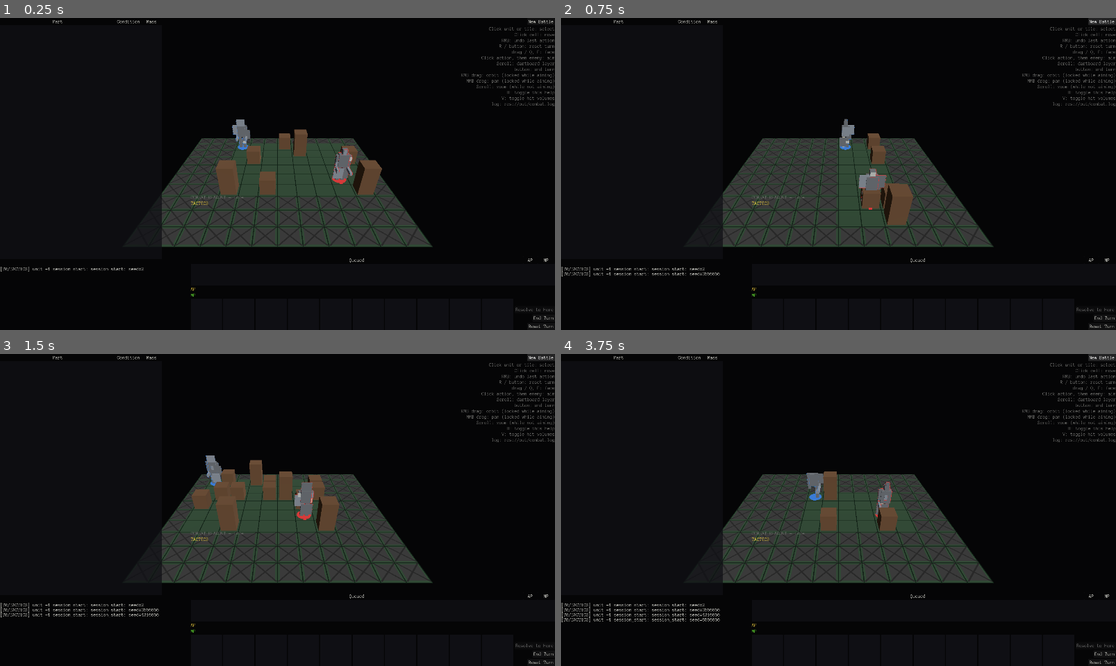
Above: before the commit, frames 1-4 (two rows, left to right).
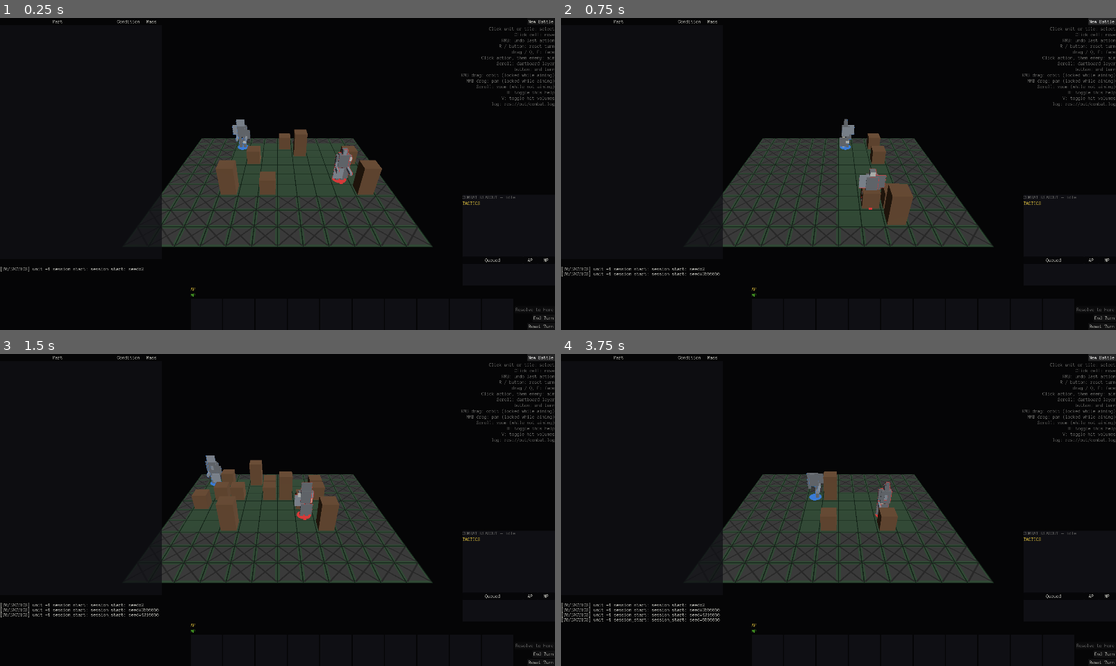
Above: after the commit, the same moments.

Repository: NotUserFriendly/HulkBreakers
Game: Godot game, scene res://src/view/battle_scene.tscn
Same seed, same stepped clock (60 frames per second), same inputs: the game is played once before the commit and once after it.
Inputs:
- Up to frame 1 (0.25 s): no input
- Up to frame 2 (0.75 s): click "New Battle" at 0.5 s
- Up to frame 3 (1.5 s): click "New Battle" at 1.25 s
- Up to frame 4 (3.75 s): click "End Turn" at 2 s; click "End Turn" at 2.75 s; click "New Battle" at 3.5 s

The runs differ from the first frame. In frame 1, 0.1% of the frame differs, in the area x 34-93%, y 57-79%; in frame 2, 0.1%; in frame 3, 0.1%; in frame 4, 0.1%.

Commit message:
Give the combat readout + queued actions their own panel
The COMBAT READOUT header, banner, aim/stat readouts, and the queued-
actions tree were loose children directly in the bottom_right
VBoxContainer, alongside the action bar/turn-controls row below them —
sharing that container meant they got stretched to match the action
bar's own much wider row.

Wrapped them in their own PanelContainer (HulkTheme already styles
PanelContainer with a background box, so this reads as a real panel, not
just a grouping container) with SIZE_SHRINK_END, so it sizes to its own
content and sits right-aligned above the action bar instead of spanning
its full width.

Diff:
--- a/src/view/battle_scene.gd
+++ b/src/view/battle_scene.gd
@@ -231,9 +231,9 @@
 
 	# runNotes.md: "put the turn controls in the bottom right, stacked,
 	# with... [the readout cluster] above the turn controls." One
-	# bottom-right-anchored stack: header, then the phase banner + aim/
-	# damage readout, then the buttons — in that order, growing upward from
-	# the corner.
+	# bottom-right-anchored stack: the readout+queue panel, then the
+	# action bar/turn buttons row, in that order, growing upward from the
+	# corner.
 	var bottom_right := VBoxContainer.new()
 	bottom_right.set_anchors_preset(Control.PRESET_BOTTOM_RIGHT)
 	bottom_right.grow_horizontal = Control.GROW_DIRECTION_BEGIN
@@ -242,35 +242,49 @@
 	bottom_right.mouse_filter = Control.MOUSE_FILTER_IGNORE
 	right_half.add_child(bottom_right)
 
+	# The combat readout (header/banner/aim/stat readouts) and the queued-
+	# actions list get their own boxed panel, sized to its own content —
+	# SHRINK_END keeps it from being stretched to the action bar's own
+	# (much wider) row below, which shared this same VBoxContainer used to
+	# force it to match, and right-aligns it within the column instead of
+	# spanning it.
+	var readout_panel := PanelContainer.new()
+	readout_panel.size_flags_horizontal = Control.SIZE_SHRINK_END
+	readout_panel.mouse_filter = Control.MOUSE_FILTER_IGNORE
+	bottom_right.add_child(readout_panel)
+	var readout_column := VBoxContainer.new()
+	readout_column.mouse_filter = Control.MOUSE_FILTER_IGNORE
+	readout_panel.add_child(readout_column)
+
 	# runNotes.md: "I'm not entirely sure what the info... is. Highlight
 	# what it's doing, and IF it's doing it." A plain, named header —
 	# _update_readout_header() below flips its color/text with whether the
 	# cluster underneath actually has anything live to show.
 	_readout_header = Label.new()
 	_readout_header.mouse_filter = Control.MOUSE_FILTER_IGNORE
-	bottom_right.add_child(_readout_header)
+	readout_column.add_child(_readout_header)
 
 	var banner := Label.new()
 	banner.add_theme_color_override("font_color", HulkTheme.HIGHLIGHT)
 	banner.mouse_filter = Control.MOUSE_FILTER_IGNORE
-	bottom_right.add_child(banner)
+	readout_column.add_child(banner)
 
 	var aim_readout := RichTextLabel.new()
 	aim_readout.bbcode_enabled = false
 	aim_readout.custom_minimum_size = Vector2(320, 60)
 	aim_readout.add_theme_color_override("default_color", HulkTheme.FOREGROUND)
 	aim_readout.mouse_filter = Control.MOUSE_FILTER_IGNORE
-	bottom_right.add_child(aim_readout)
+	readout_column.add_child(aim_readout)
 
 	var stat_label := RichTextLabel.new()
 	stat_label.custom_minimum_size = Vector2(320, 40)
 	stat_label.mouse_filter = Control.MOUSE_FILTER_IGNORE
-	bottom_right.add_child(stat_label)
+	readout_column.add_child(stat_label)
 	var stat_drill_down := RichTextLabel.new()
 	stat_drill_down.custom_minimum_size = Vector2(320, 60)
 	stat_drill_down.add_theme_color_override("default_color", HulkTheme.DIM)
 	stat_drill_down.mouse_filter = Control.MOUSE_FILTER_IGNORE
-	bottom_right.add_child(stat_drill_down)
+	readout_column.add_child(stat_drill_down)
 
 	# docs/10 taskblock06 G2: "an in-turn, ordered list of the selected
 	# unit's queued actions" — click a row to set the stop marker, then
@@ -281,7 +295,7 @@
 	# readout cluster.
 	var queue_tree := Tree.new()
 	queue_tree.custom_minimum_size = Vector2(320, 100)
-	bottom_right.add_child(queue_tree)
+	readout_column.add_child(queue_tree)
 
 	# taskblock-08 E1: "action bar on the LEFT... the turn-control stack
 	# sits to its RIGHT" — one row, two columns, replacing the single
